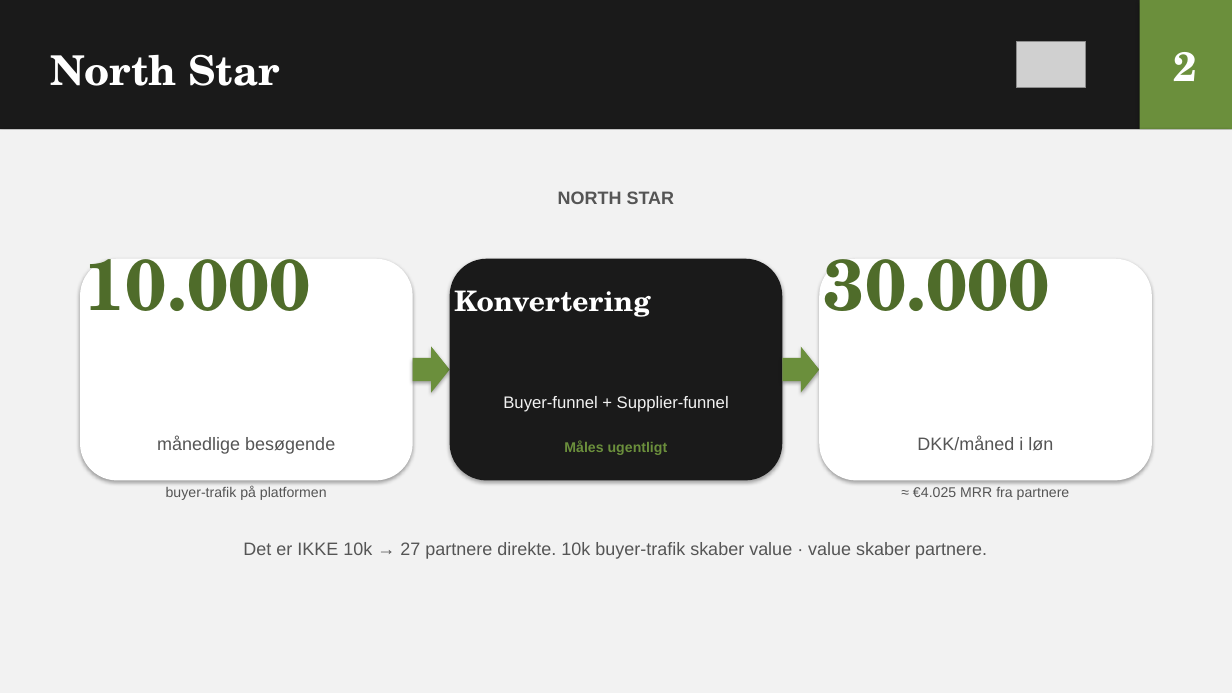
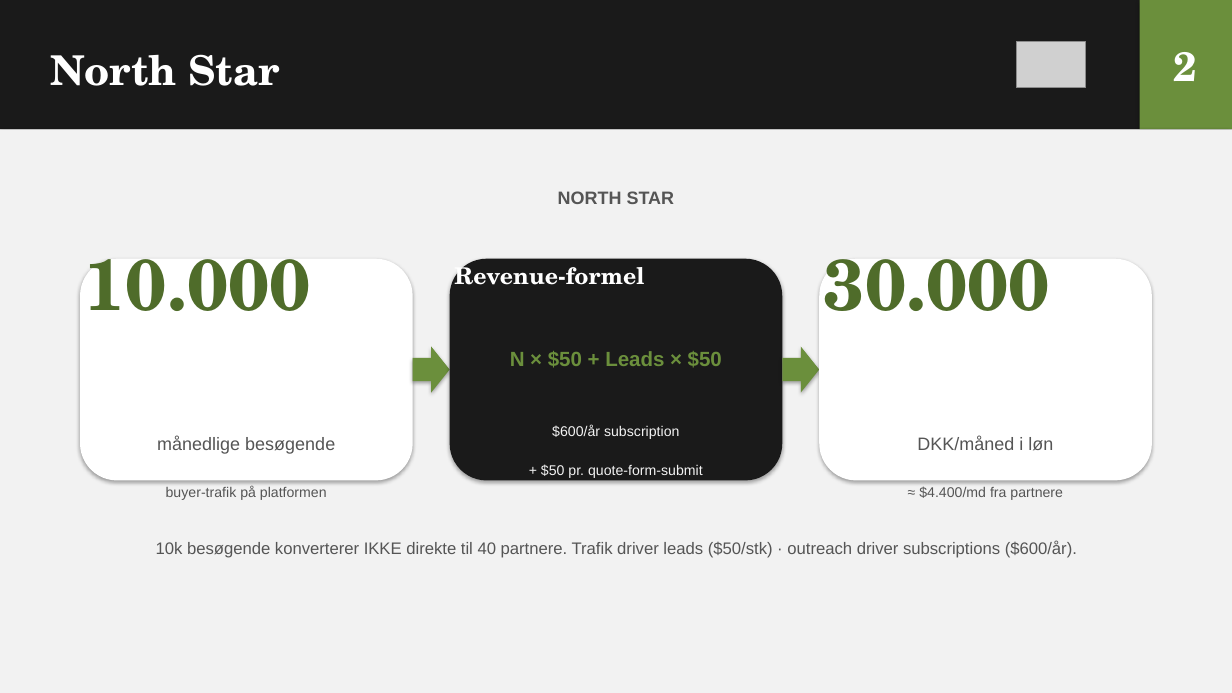
Before and after one commit to chrnymark-web/amsupplycheck, a slide deck: slide 2 of SupplyCheck_Weekly_KPI_Deck.pptx. Drawn at 1232x693 pixels with LibreOffice and Linux fonts; fonts in the diff are those of the drawing; grey boxes stand for pictures. Boxes give left, top, right and bottom in pixels: in the first picture for what was removed or moved away, otherwise in the second. Text is boxed around its words. In the diff, an @@ line names an element or a change of style, - is before the commit and + after.

```diff
--- a/SupplyCheck_Weekly_KPI_Deck.pptx
+++ b/SupplyCheck_Weekly_KPI_Deck.pptx
@@ text at box(454, 260, 722, 478): text changed; size 13 to 11 pt @@
-Konvertering
-Buyer-funnel + Supplier-funnel
-Måles ugentligt
+Revenue-formel
+N × $50 + Leads × $50
+$600/år subscription
++ $50 pr. quote-form-submit
@@ text at box(919, 486, 1063, 500): text changed @@
-≈ €4.025 MRR fra partnere
+≈ $4.400/md fra partnere
@@ text at box(156, 540, 1077, 558): text changed; size 14 to 13 pt @@
-Det er IKKE 10k → 27 partnere direkte. 10k buyer-trafik skaber value · value skaber partnere.
+10k besøgende konverterer IKKE direkte til 40 partnere. Trafik driver leads ($50/stk) · outreach driver subscriptions ($600/år).
```
Also in this commit, not shown: 8 other slides changed, 1 slide added, 1 slide removed, 1 other file.
